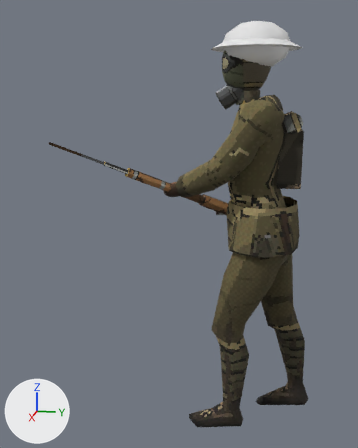
The glTF model client/assets/units/yeoman.glb: old version first, new version second.
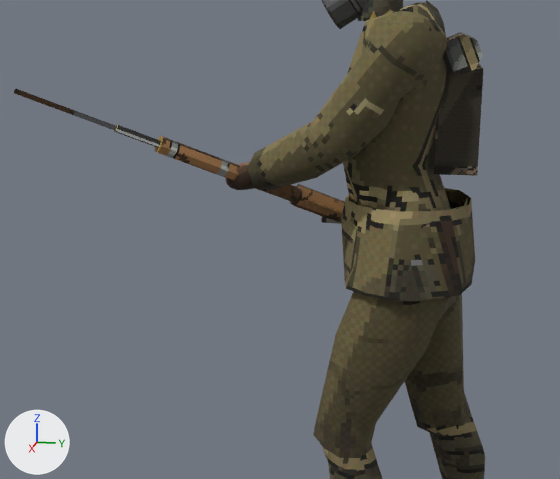
Old and new are each drawn whole from a 50 mm lens placed at (1.442, 0.022, 0.987), pointed at (0.034, -0.259, 0.635) and again close up on the part from 11% to 97% of the width and 21% to 79% of the height. Arrows for +X, +Y and +Z are at lower left; the lights stay in place. The last two pictures show the newer version. Vertices at exactly the same position are counted once.

Objects in the first close-up: 'Back', 'Body', 'Helmet', 'Weapon'.
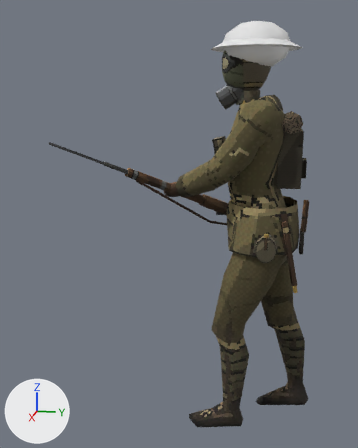
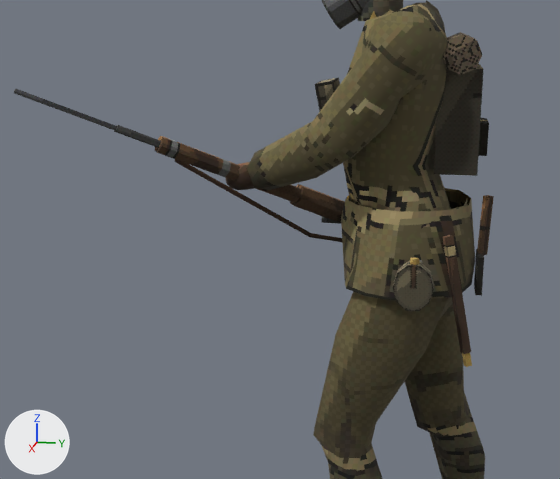
Changed parts and their boxes (x1, y1, x2, y2) in the close-ups (560 x 479 px):
'Back', reshaped (10% wider)
    before: (434, 32, 484, 176)
    after: (434, 32, 489, 176)
'Weapon', reshaped
    before: (14, 89, 345, 224)
    after: (14, 89, 345, 242)
'Hip', added
    after: (315, 77, 494, 367)
part 1 of me_back, added
    after: (478, 118, 489, 156)
part 2 of me_back, surface changed
    both: (434, 33, 482, 176)
part 3 of me_weapon, added
    after: (175, 159, 342, 242)
part 4 of me_weapon, surface changed
    both: (14, 89, 345, 224)

The edits, one by one:
Picture 'yeoman-Hip' (img_yeoman_hip) is new.
Material 'yeomanHip' (mat_yeomanhip) is new.
Its texture is img_yeoman_hip.
Its roughness is 1.0.
me_back is used by ob_back; location (0.0, 0.0, 0.0).
me_back had 24 vertices, 40 faces and spanned x -0.091..0.091, y 0.021..0.084, z 0.758..0.961.
me_back now has 32 vertices, 52 faces and spans x -0.091..0.091, y 0.021..0.098, z 0.758..0.961.
me_back part 1: a new loose piece, a box spanning x -0.035..0.035, y 0.084..0.098, z 0.782..0.831, in mat_yeomanback (picture img_yeoman_back).
me_back part 2: 40 kept faces spanning x -0.091..0.091, y 0.021..0.084, z 0.758..0.961 get new texture (UV) coordinates.
me_weapon is used by ob_weapon; location (0.0, 0.0, 0.0).
Verts and faces of me_weapon; kept vertices keep their numbers, new ones are numbered from 52.
me_weapon had 52 vertices, 80 faces and spanned x -0.196..0.258, y -0.554..0.057, z 0.563..0.889.
me_weapon now has 64 vertices, 96 faces and spans x -0.196..0.258, y -0.554..0.057, z 0.563..0.889.
Part 3, on me_weapon:
New vertex 52 is at (-0.155, 0.016, 0.581).
New vertex 53 is at (-0.018, -0.173, 0.638), pixel (311, 233).
New vertex 54 is at (-0.155, 0.014, 0.574).
New vertex 55 is at (-0.017, -0.174, 0.631), pixel (310, 237).
New vertex 56 is at (-0.16, 0.011, 0.578).
New vertex 57 is at (-0.023, -0.177, 0.635).
New vertex 58 is at (-0.018, -0.172, 0.637), pixel (311, 233).
New vertex 59 is at (0.119, -0.36, 0.778).
New vertex 60 is at (-0.017, -0.175, 0.631), pixel (309, 237).
New vertex 61 is at (0.121, -0.364, 0.772), pixel (174, 161).
New vertex 62 is at (-0.023, -0.177, 0.635).
New vertex 63 is at (0.115, -0.365, 0.776), pixel (174, 158).
New faces: (52, 53, 54), (54, 55, 56), (53, 57, 55), (52, 56, 57), (52, 54, 56), (58, 61, 60).
New faces: (60, 61, 62), (59, 63, 61), (58, 62, 59), (58, 60, 62), (53, 55, 54), (55, 57, 56).
New faces: (52, 57, 53), (58, 59, 61), (61, 63, 62), (59, 62, 63).
me_weapon part 4: 78 kept faces spanning x -0.196..0.258, y -0.554..0.057, z 0.563..0.889 get new texture (UV) coordinates.
Mesh me_hip is new.
It has 70 vertices, 112 faces and spans x -0.004..0.176, y -0.159..0.111, z 0.476..0.893.
It uses material mat_yeomanhip (picture img_yeoman_hip).
Object 'Hip' (ob_hip) is new; it shows me_hip.
Its location is (0.0, 0.0, 0.0).
